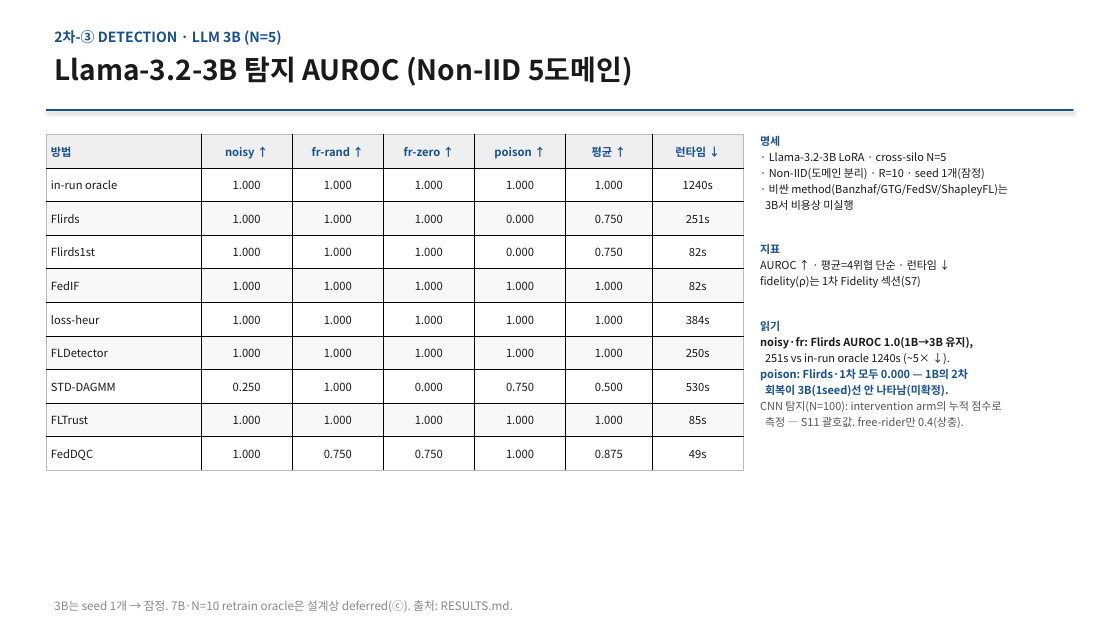
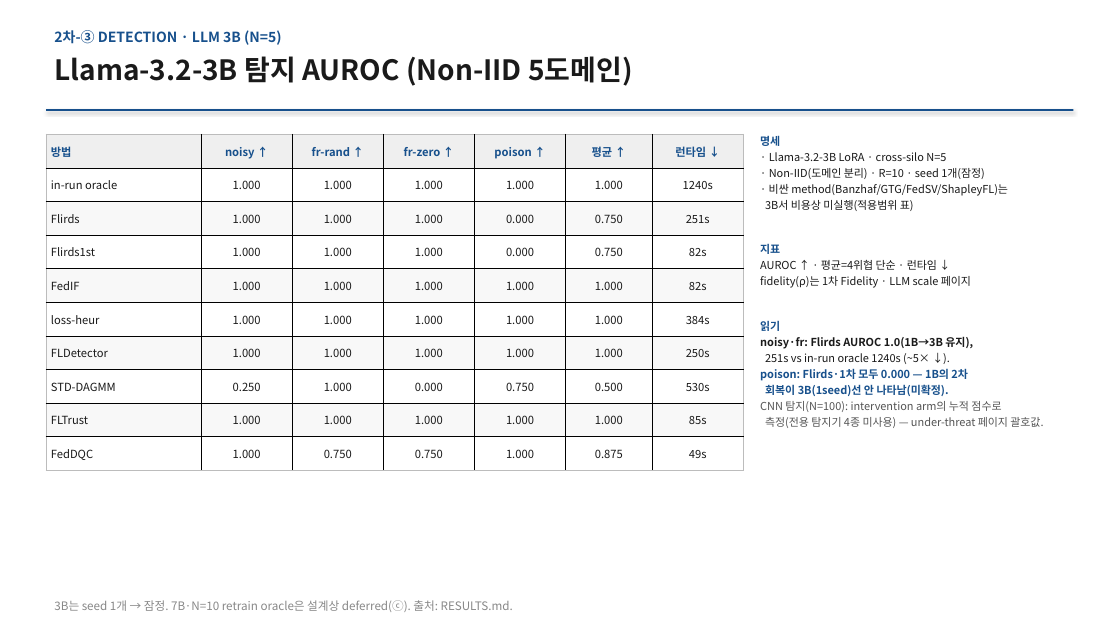
Before and after one commit to YongheeChoi/flirds, a slide deck: slide 17 of research-wiki/presentations/2026-06-results-report/flirds-results-2026-06.pptx (slide 15 before the commit). Drawn at 1120x630 pixels with LibreOffice and Linux fonts; fonts in the diff are those of the drawing. Boxes give left, top, right and bottom in pixels: in the first picture for what was removed or moved away, otherwise in the second. Text is boxed around its words. In the diff, an @@ line names an element or a change of style, - is before the commit and + after.

```diff
--- a/research-wiki/presentations/2026-06-results-report/flirds-results-2026-06.pptx
+++ b/research-wiki/presentations/2026-06-results-report/flirds-results-2026-06.pptx
@@ text at <box>765,200,914,211</box>: text changed @@
-3B서 비용상 미실행
+3B서 비용상 미실행(적용범위 표)
@@ text at <box>760,276,971,288</box>: text changed @@
-fidelity(ρ)는 1차 Fidelity 섹션(S7)
+fidelity(ρ)는 1차 Fidelity · LLM scale 페이지
@@ text at <box>765,417,1043,428</box>: text changed @@
-측정 — S11 괄호값. free-rider만 0.4(상충).
+측정(전용 탐지기 4종 미사용) — under-threat 페이지 괄호값.
```
Also in this commit, not shown: 8 other slides changed, 2 slides added, 20 other files.
